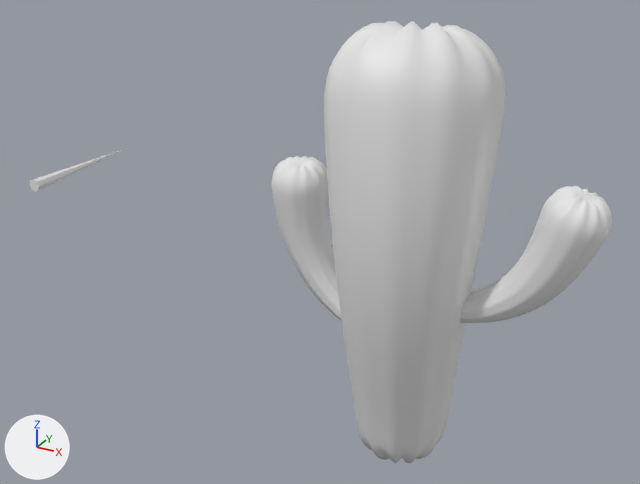
The Blender file Blends/Cactus.blend, before and after one commit.
One viewpoint serves both versions: a 50 mm lens placed at (3.83, -9.19, 7.58), pointed at (-1.44, 0.38, 2.8). The axes (+X, +Y, +Z) are drawn at lower left. The lights are the same throughout.
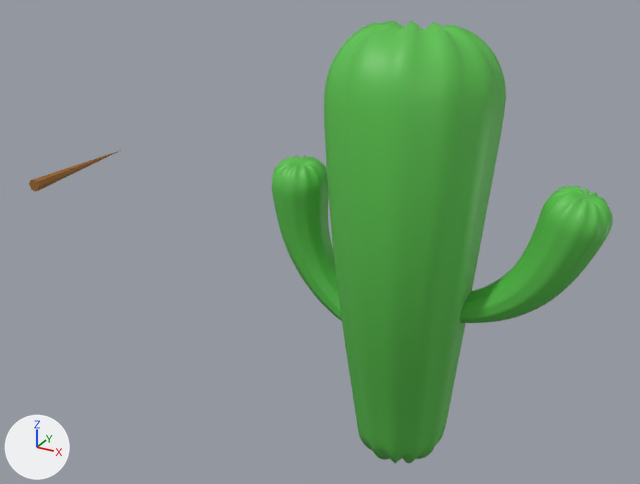
Pixel boxes [x1, y1, x2, y2] of what changed, in the pictures (640 x 484 px):
```json
{"object": "Circle", "change": "recoloured", "before": [324, 21, 506, 463], "after": [324, 21, 506, 463], "on screen": "grey to green"}
{"object": "Circle.002", "change": "recoloured", "before": [460, 186, 613, 323], "after": [460, 186, 613, 323], "on screen": "grey to green"}
{"object": "Circle.001", "change": "recoloured", "before": [272, 155, 342, 321], "after": [272, 155, 342, 321], "on screen": "grey to green"}
{"object": "Cone", "change": "recoloured", "before": [29, 150, 121, 192], "after": [29, 150, 121, 192], "on screen": "grey to brown"}
```

Scene script edits in JSON lines:
```json
{"op": "add", "block": "mat_material_001", "code": ["mat_material_001 = principled_material('Material.001')", "mat_material_001.base_color = (0.102, 0.539, 0.0742)  # green #5ac24d"]}
{"op": "add", "block": "mat_material_002", "code": ["mat_material_002 = principled_material('Material.002')", "mat_material_002.base_color = (0.343, 0.136, 0.0204)  # brown #9e6727"]}
{"block": "me_circle", "where": "me_circle.from_pydata(...)  # 1874 vertices, 1872 faces; spans x -1.64..1.83, y -2.19..1.42, z 0.25..10.48"}
{"op": "add", "block": "me_circle", "code": "me_circle.materials.append(mat_material_001)  # green #5ac24d"}
{"block": "me_circle_001", "where": "me_circle_001.from_pydata(...)  # 1874 vertices, 1872 faces; spans x -4.6..5.84, y -6.37..-2.88, z -2.3..3.95"}
{"op": "add", "block": "me_circle_001", "code": "me_circle_001.materials.append(mat_material_001)  # green #5ac24d"}
{"block": "me_cone", "where": "me_cone.from_pydata(...)  # 9 vertices, 9 faces; spans x -1.0..1.0, y -10.0..10.0, z -0.1..0.1"}
{"op": "add", "block": "me_cone", "code": "me_cone.materials.append(mat_material_002)  # brown #9e6727"}
{"block": "me_circle_002", "where": "me_circle_002.from_pydata(...)  # 1874 vertices, 1872 faces; spans x -4.6..5.84, y -6.37..-2.88, z -2.3..3.95"}
{"op": "add", "block": "me_circle_002", "code": "me_circle_002.materials.append(mat_material_001)  # green #5ac24d"}
```
